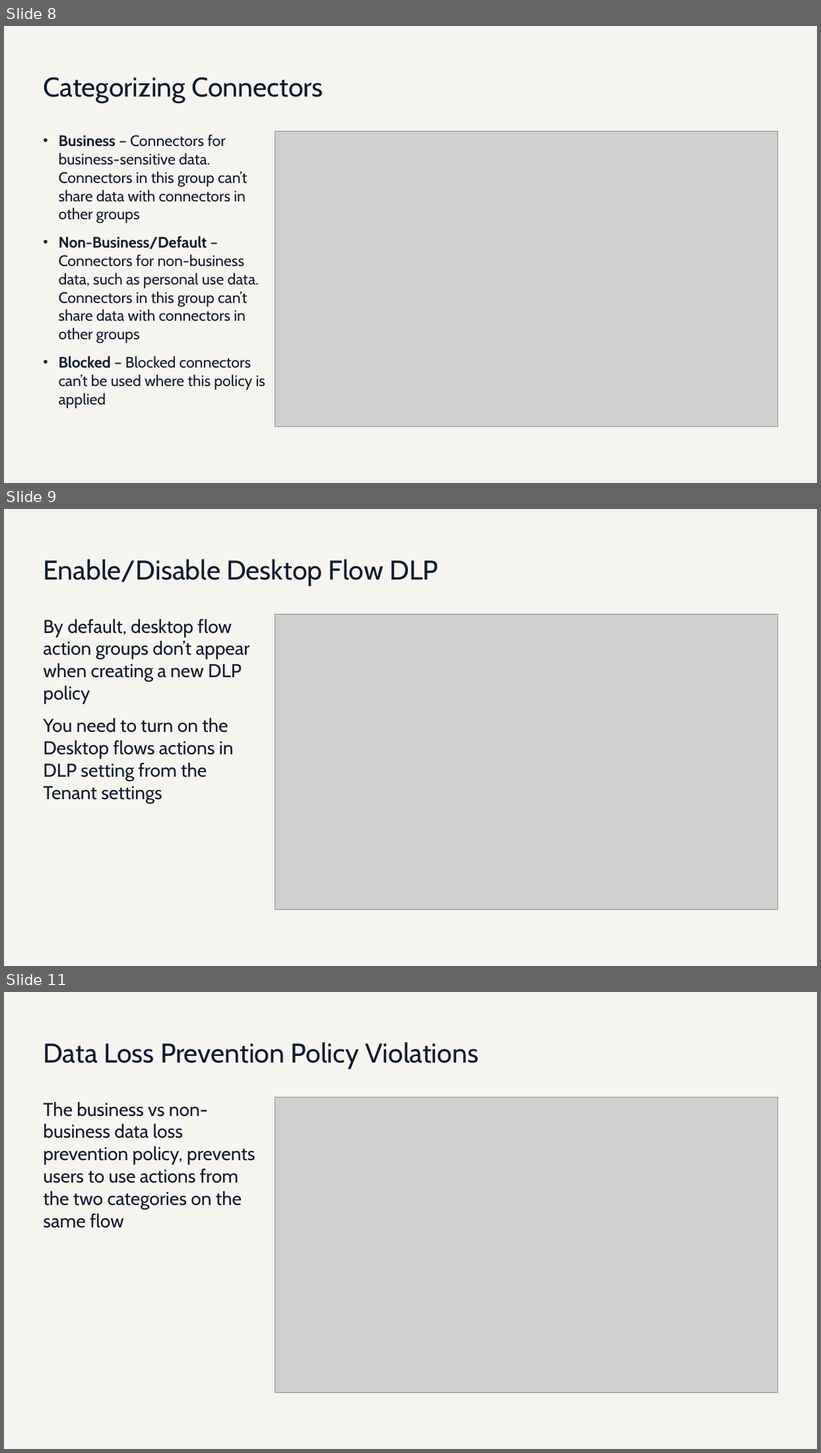
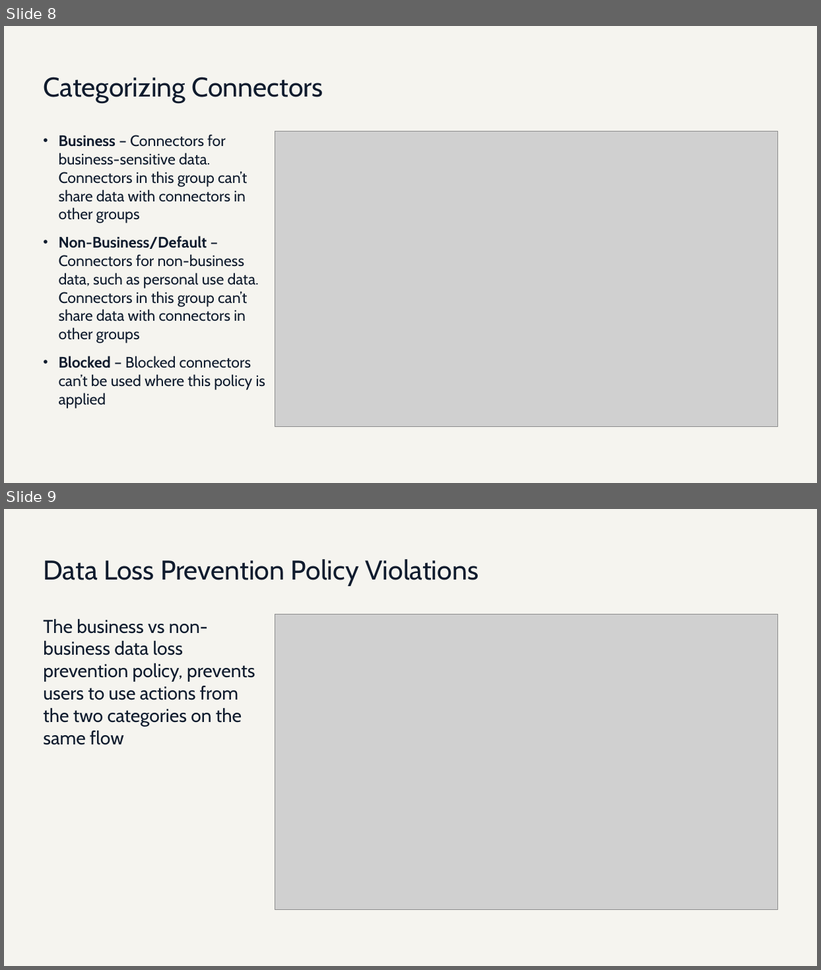
Before and after one commit to JPOWER4/Enterprise-Apps-Agents, a slide deck: Modeule 9 - Multi-Agent Orchestration, MCP & Governance.pptx. Shown one above the other, each under a label of ours: slides 8, 9 and 11 before the commit, slides 8 and 9 after it; the slides between them are not shown. The pictures are 821x1453 and 821x970 pixels, drawn with LibreOffice and Linux fonts; fonts in the diff are those of the drawing; grey boxes stand for pictures. Boxes give left, top, right and bottom in pixels: in the first picture for what was removed or moved away, otherwise in the second. Text is boxed around its words. In the diff, an @@ line names an element or a change of style, - is before the commit and + after.

```diff
--- a/Modeule 9 - Multi-Agent Orchestration, MCP & Governance.pptx
+++ b/Modeule 9 - Multi-Agent Orchestration, MCP & Governance.pptx
@@ slide 9 removed at (4, 509, 817, 966), background #F5F4EF @@
@@ title removed at (43, 559, 438, 586) @@
-Enable/Disable Desktop Flow DLP
@@ text removed at (43, 619, 250, 803) @@
-By default, desktop flow action groups don’t appear when creating a new DLP policy
-You need to turn on the Desktop flows actions in DLP setting from the Tenant settings
@@ picture removed at (275, 615, 778, 910) @@
@@ what was slide 11 is now slide 9 @@
```
Also in this commit, not shown: 2 other slides removed, 5 other files.
